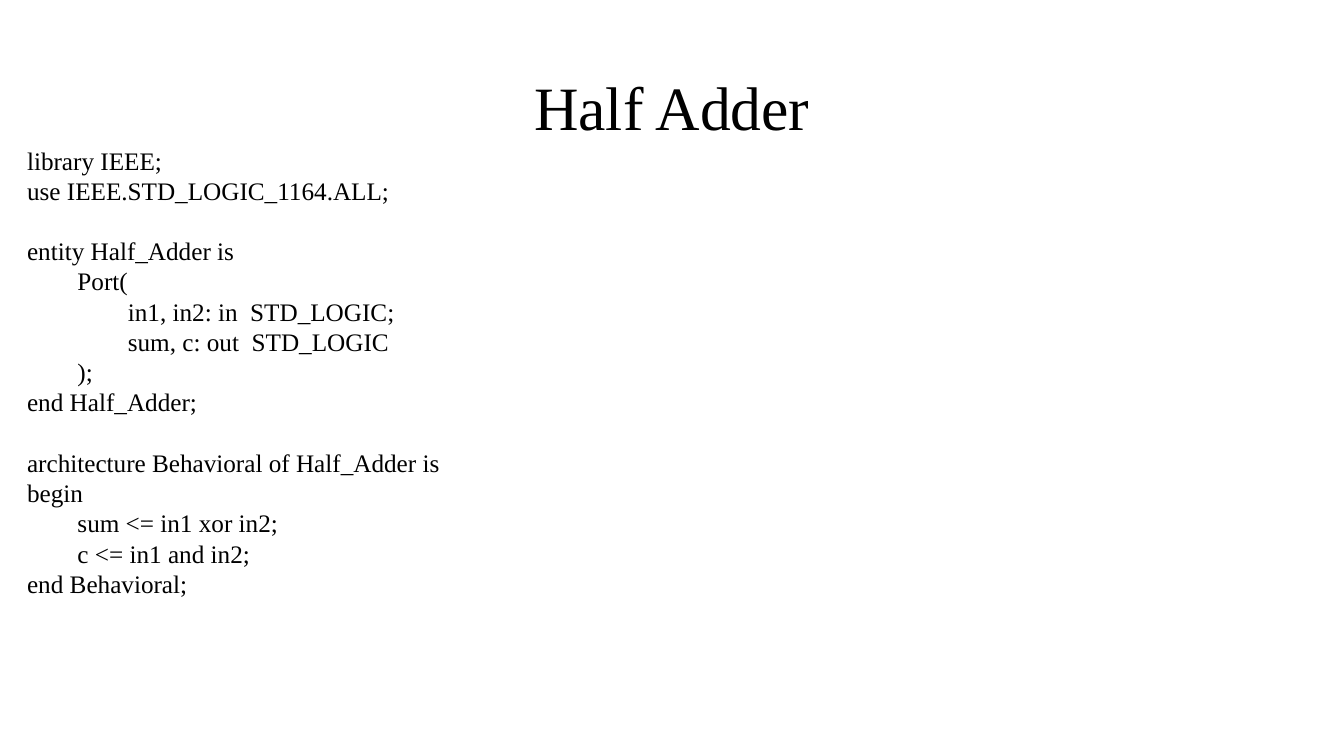
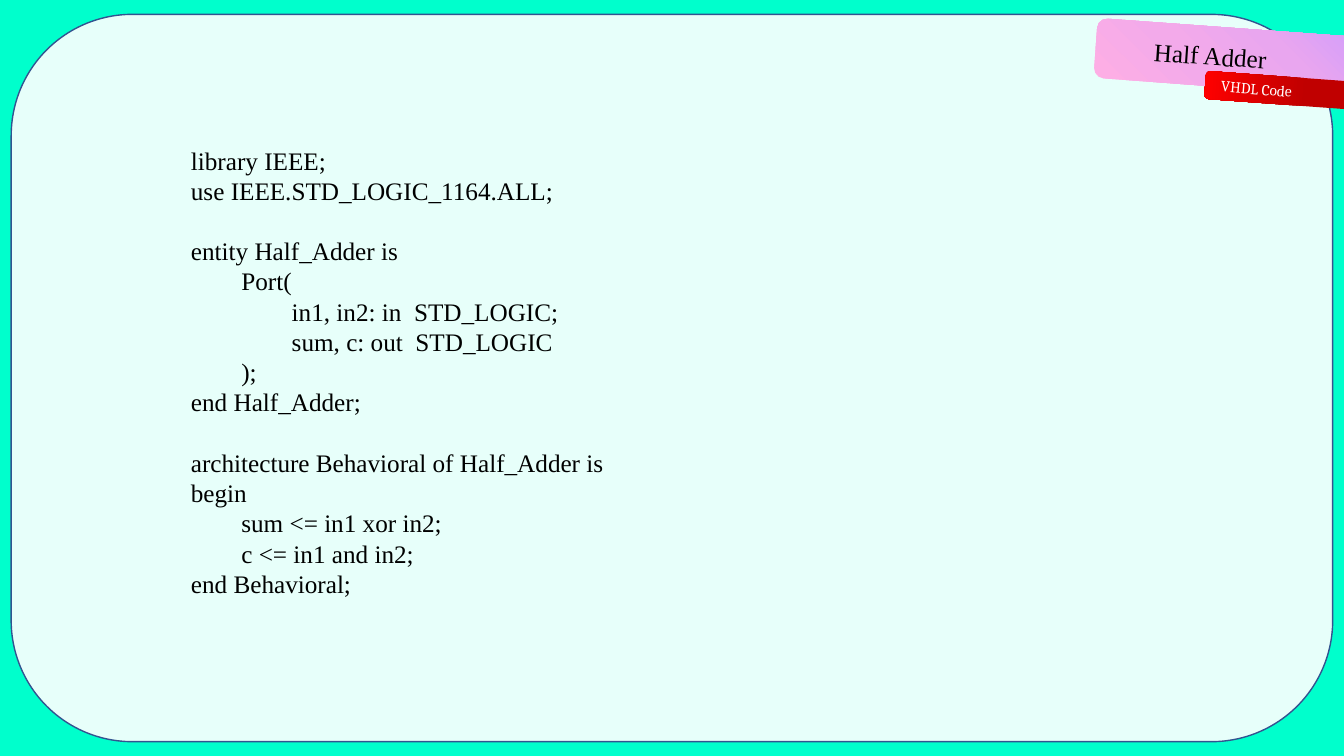
Before and after one commit to RAAvenger/N-Bit-Multiplier, a slide deck: slide 5 of Presentation.pptx (slide 6 before the commit). Drawn at 1344x756 pixels with LibreOffice and Linux fonts; fonts in the diff are those of the drawing. Boxes give left, top, right and bottom in pixels: in the first picture for what was removed or moved away, otherwise in the second. Text is boxed around its words. In the diff, an @@ line names an element or a change of style, - is before the commit and + after.

```diff
--- a/Presentation.pptx
+++ b/Presentation.pptx
@@ background #FFFFFF to #00FFCC @@
@@ rounded rectangle added at (x1=11, y1=14, x2=1333, y2=742), fill #E7FFFA, outline #325491 1 pt @@
@@ rounded rectangle added at (x1=1093, y1=18, x2=1344, y2=98), fill gradient #CB9BFF to #E9A6EF to #F3AAEA to #FFAFE4 @@
@@ title "Half Adder" moved from (x1=534, y1=86, x2=810, y2=131) to (x1=1153, y1=44, x2=1266, y2=73) @@
@@ title "Half Adder" at (x1=1153, y1=44, x2=1266, y2=73): size 44 to 18 pt; rotation 0 to 4 degrees @@
@@ rounded rectangle added at (x1=1205, y1=71, x2=1344, y2=111), fill gradient #C00000 to #FF0000 @@
@@ text added at (x1=1221, y1=81, x2=1291, y2=97), 11 pt, text #FFFFFF @@
+VHDL Code
@@ text "library IEEE;" moved from (x1=27, y1=152, x2=440, y2=597) to (x1=191, y1=152, x2=603, y2=597) @@
```
Also in this commit, not shown: 27 other slides changed, 1 slide added, 1 slide removed, 1 other file.
